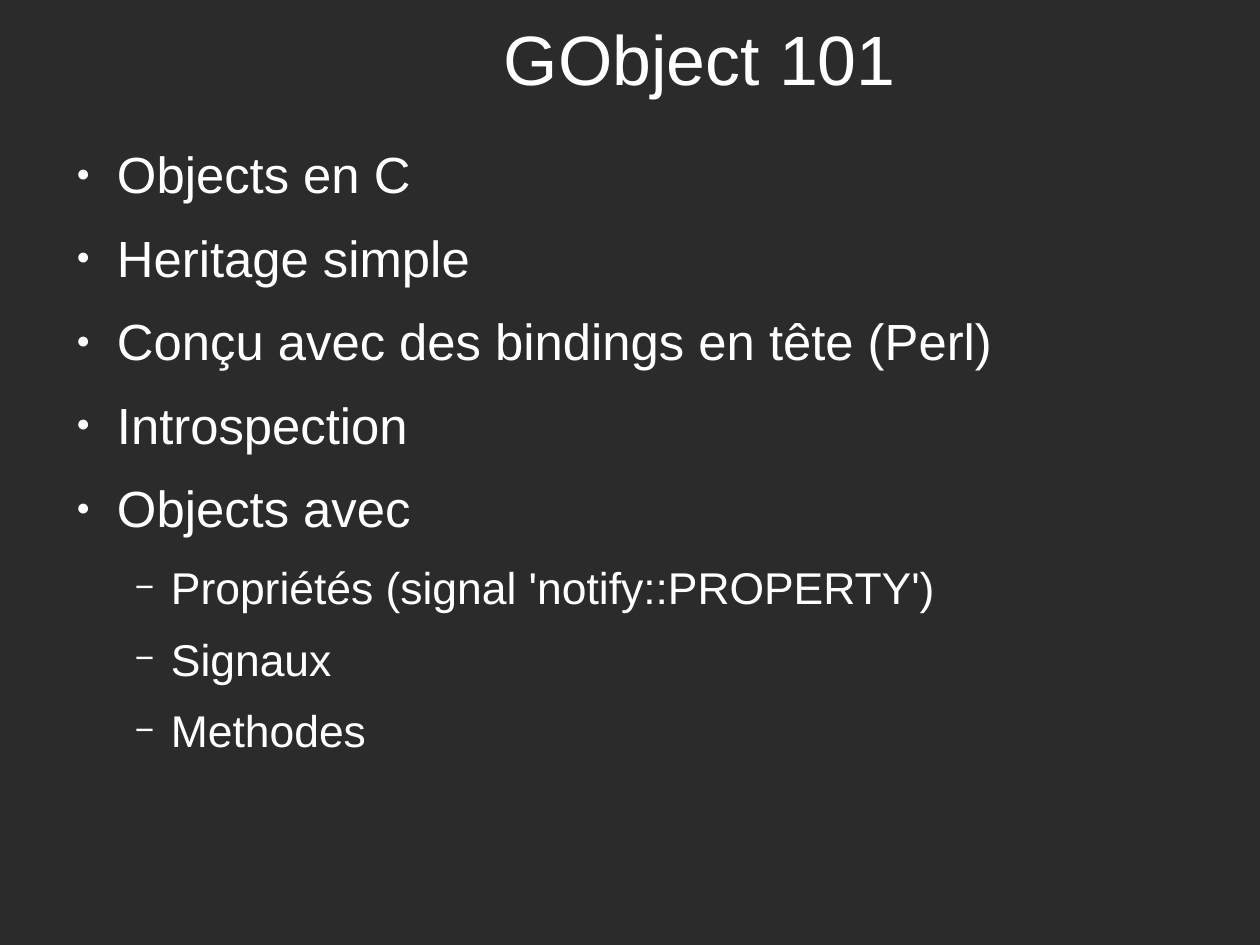
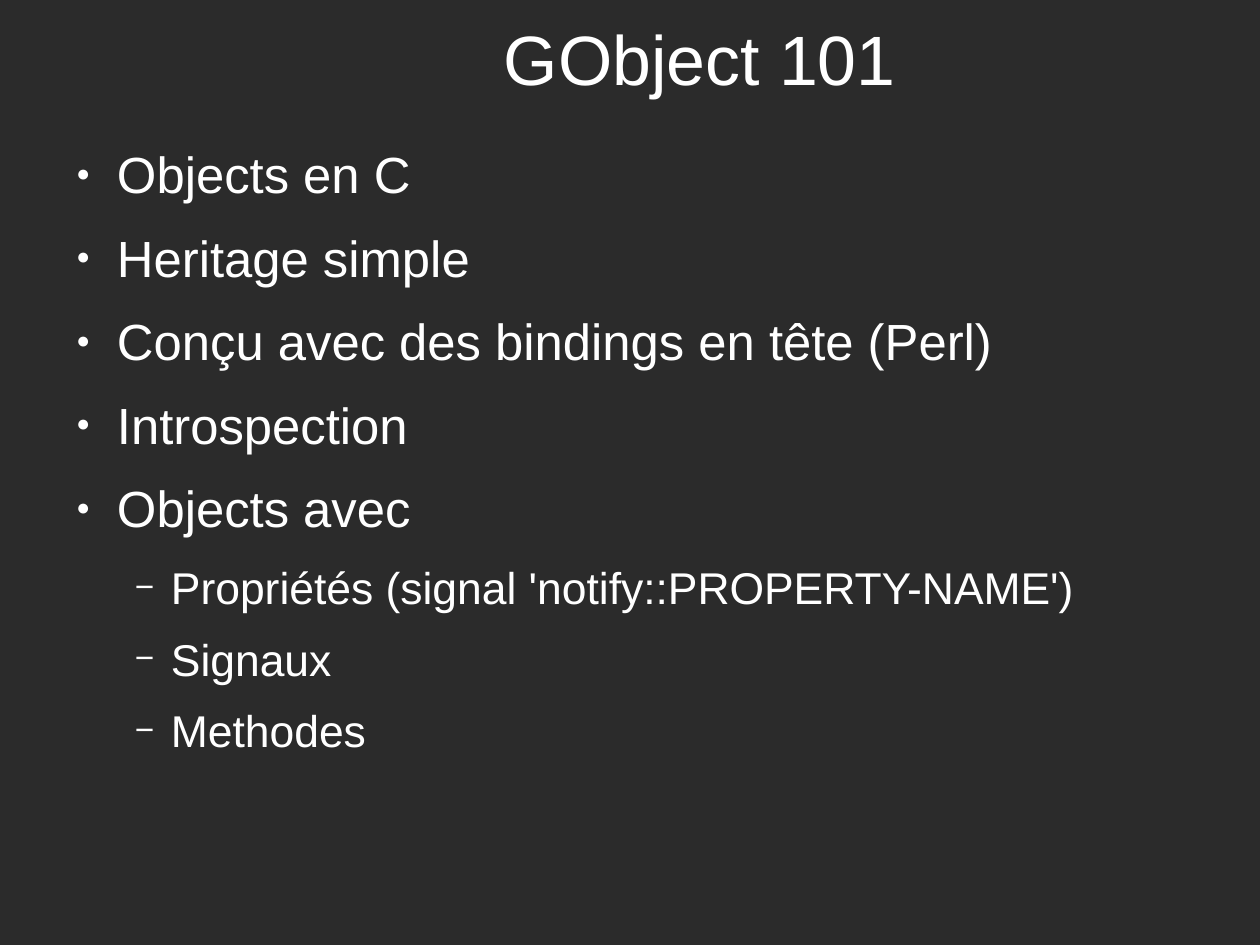
Before and after one commit to potyl/Webkit, a slide deck: slide 15 of WebKit-fr.odp. Drawn at 1260x945 pixels with LibreOffice and Linux fonts; fonts in the diff are those of the drawing; background and template pictures are left out; a plain dark background stands for a picture behind light text. Boxes give left, top, right and bottom in pixels: in the first picture for what was removed or moved away, otherwise in the second. Text is boxed around its words. In the diff, an @@ line names an element or a change of style, - is before the commit and + after.

Commit message:
Updates

```diff
--- a/WebKit-fr.odp
+++ b/WebKit-fr.odp
@@ text at [171, 571, 1074, 614]: text changed @@
-  − Propriétés (signal 'notify::PROPERTY')
+  − Propriétés (signal 'notify::PROPERTY-NAME')
```
